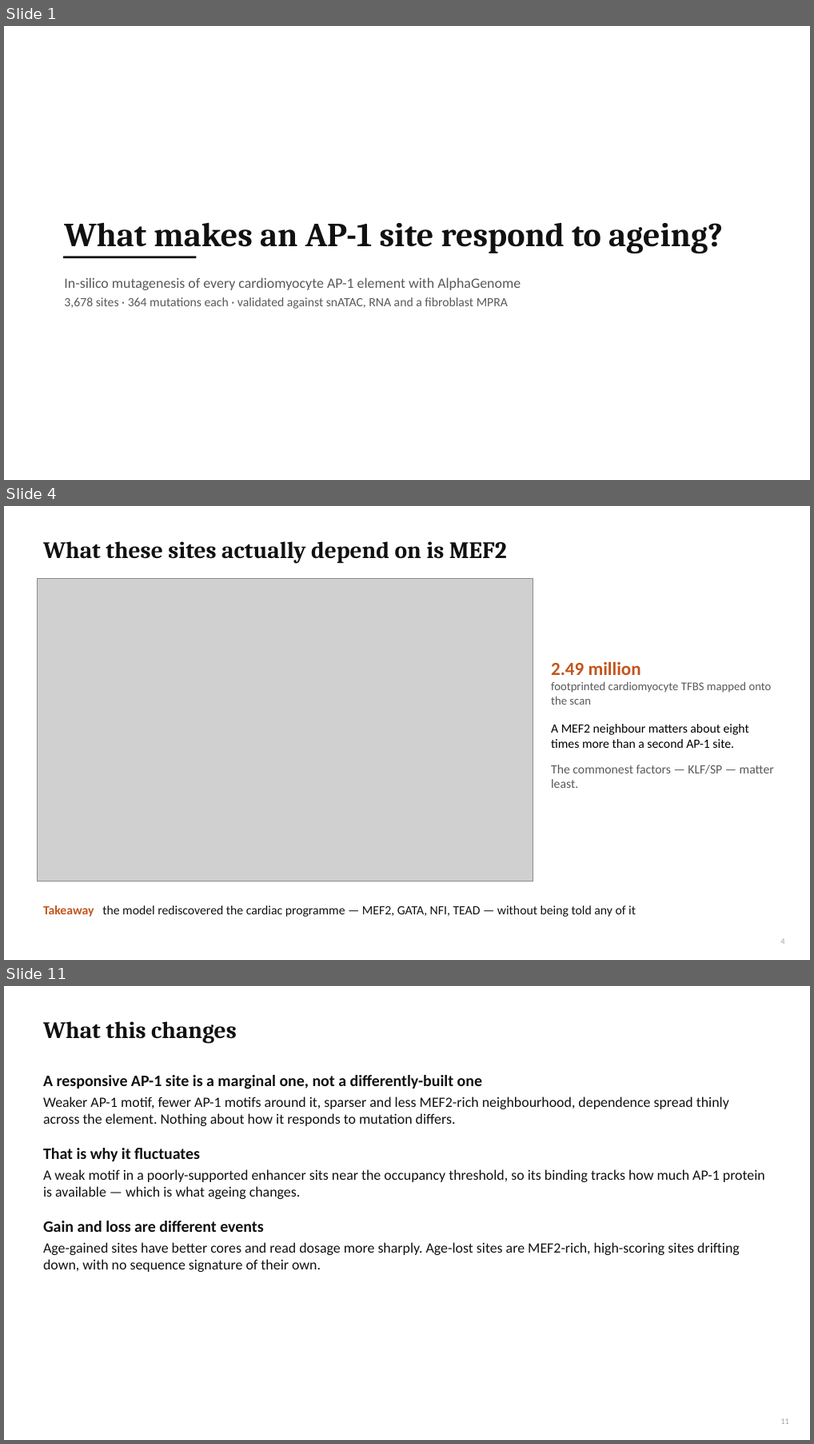
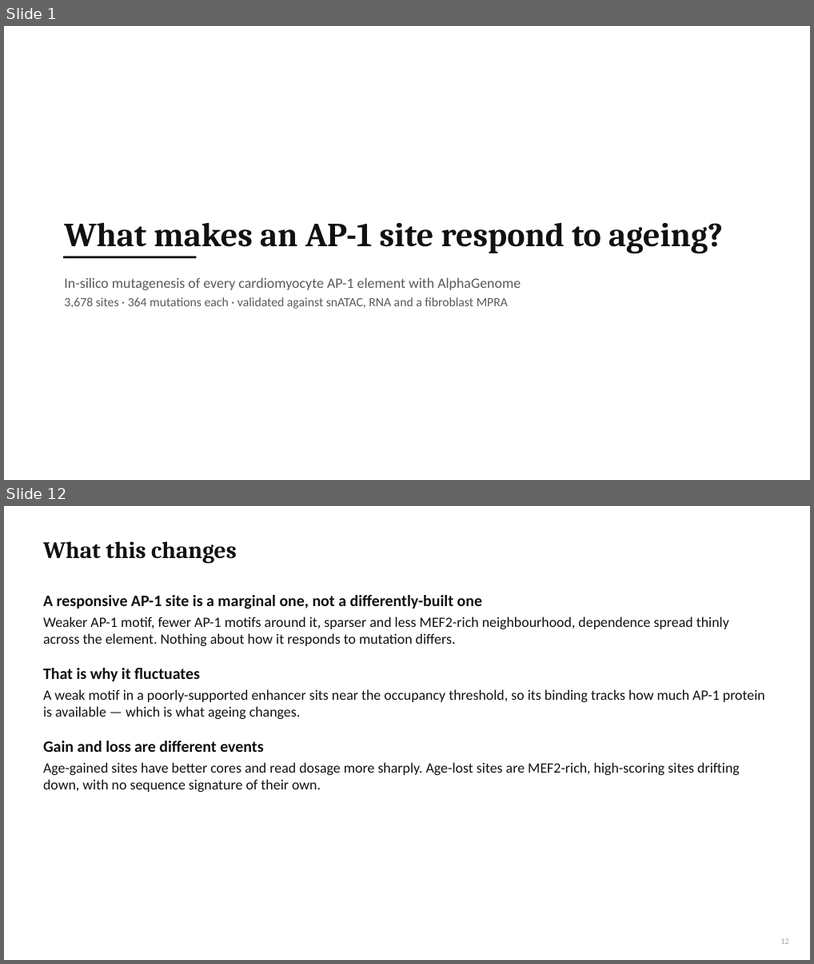
Before and after one commit to cytokine4242/Alpha_Genome_Ap1, a slide deck: Analysis/AP1_AlphaGenome_results.pptx. Shown one above the other, each under a label of ours: slides 1, 4 and 11 before the commit, slides 1 and 12 after it; the slides between them are not shown. The pictures are 814x1444 and 814x964 pixels, drawn with LibreOffice and Linux fonts; fonts in the diff are those of the drawing; grey boxes stand for pictures. Boxes give left, top, right and bottom in pixels: in the first picture for what was removed or moved away, otherwise in the second. Text is boxed around its words. In the diff, an @@ line names an element or a change of style, - is before the commit and + after.

```diff
--- a/Analysis/AP1_AlphaGenome_results.pptx
+++ b/Analysis/AP1_AlphaGenome_results.pptx
@@ slide 4 removed at <box>4,506,810,960</box>, background #FFFFFF @@
@@ title removed at <box>43,541,507,563</box> @@
-What these sites actually depend on is MEF2
@@ picture removed at <box>38,579,534,881</box> @@
@@ text removed at <box>551,661,774,788</box> @@
-2.49 million
-footprinted cardiomyocyte TFBS mapped onto the scan
-A MEF2 neighbour matters about eight times more than a second AP-1 site.
-The commonest factors — KLF/SP — matter least.
@@ text removed at <box>43,905,636,916</box> @@
-Takeaway the model rediscovered the cardiac programme — MEF2, GATA, NFI, TEAD — without being told any of it
@@ page number removed at <box>781,938,785,943</box> @@
-4
@@ what was slide 11 is now slide 12 @@
```
Also in this commit, not shown: 5 slides changed, 5 slides added, 3 other slides removed, 44 other files.
